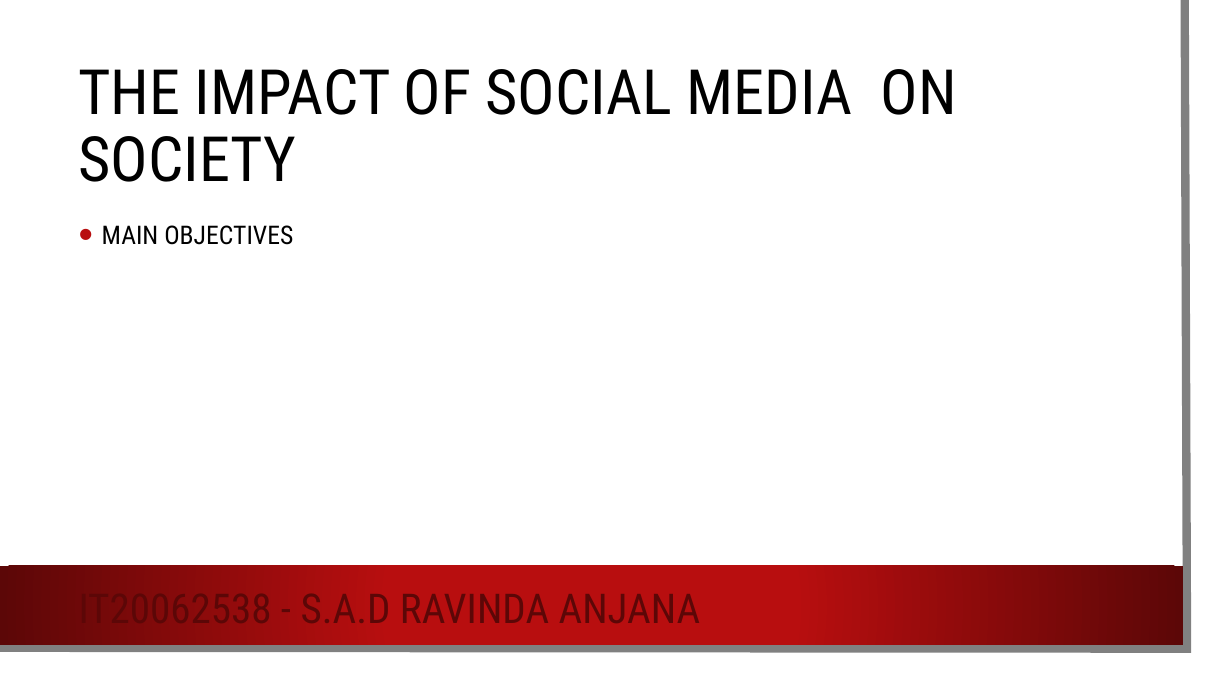
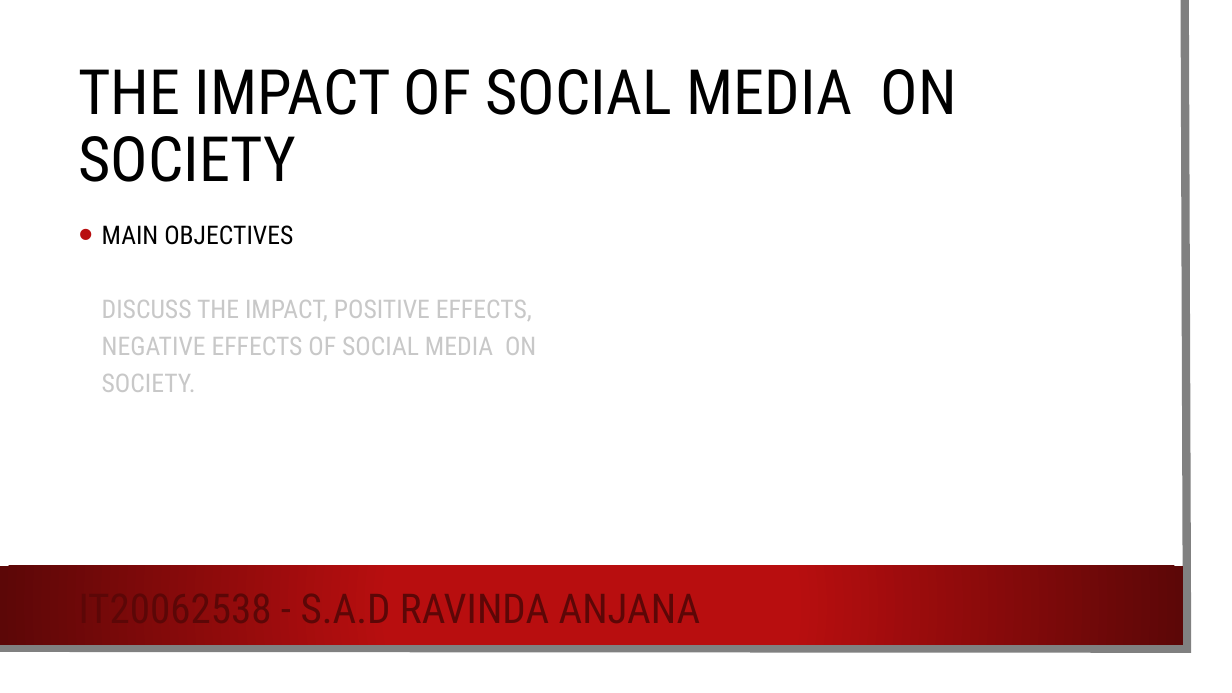
Before and after one commit to Lasitha64/OVS, a slide deck: slide 5 of Impact on social media on the lives young.pptx. Drawn at 1232x693 pixels with LibreOffice and Linux fonts; fonts in the diff are those of the drawing; background and template pictures are left out. Boxes give left, top, right and bottom in pixels: in the first picture for what was removed or moved away, otherwise in the second. Text is boxed around its words. In the diff, an @@ line names an element or a change of style, - is before the commit and + after.

Commit message:
xx

```diff
--- a/Impact on social media on the lives young.pptx
+++ b/Impact on social media on the lives young.pptx
@@ rectangle at (0, 0, 1211, 672): fill #2B3544 to #FFFFFF @@
@@ freeform shape at (0, 0, 1188, 649): outline #EEEEEE 6.5 pt to #808080 6.5 pt @@
@@ text at (102, 225, 536, 392): text changed; text colour #DEDEDE to #C8C8C8 @@
-• MAIN OBJECTIVES
+• MAIN OBJECTIVES
+  DISCUSS THE IMPACT, POSITIVE EFFECTS, NEGATIVE EFFECTS OF SOCIAL MEDIA ON SOCIETY.
```
Also in this commit, not shown: 5 other slides changed.
